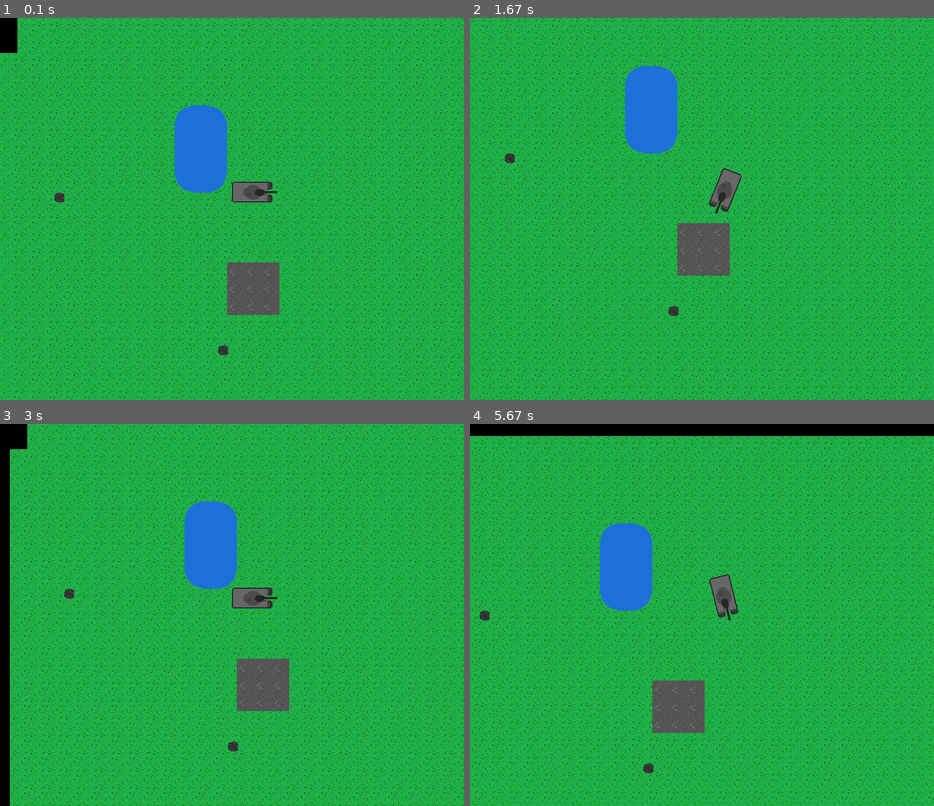
Above: before the commit, frames 1-4 (two rows, left to right).
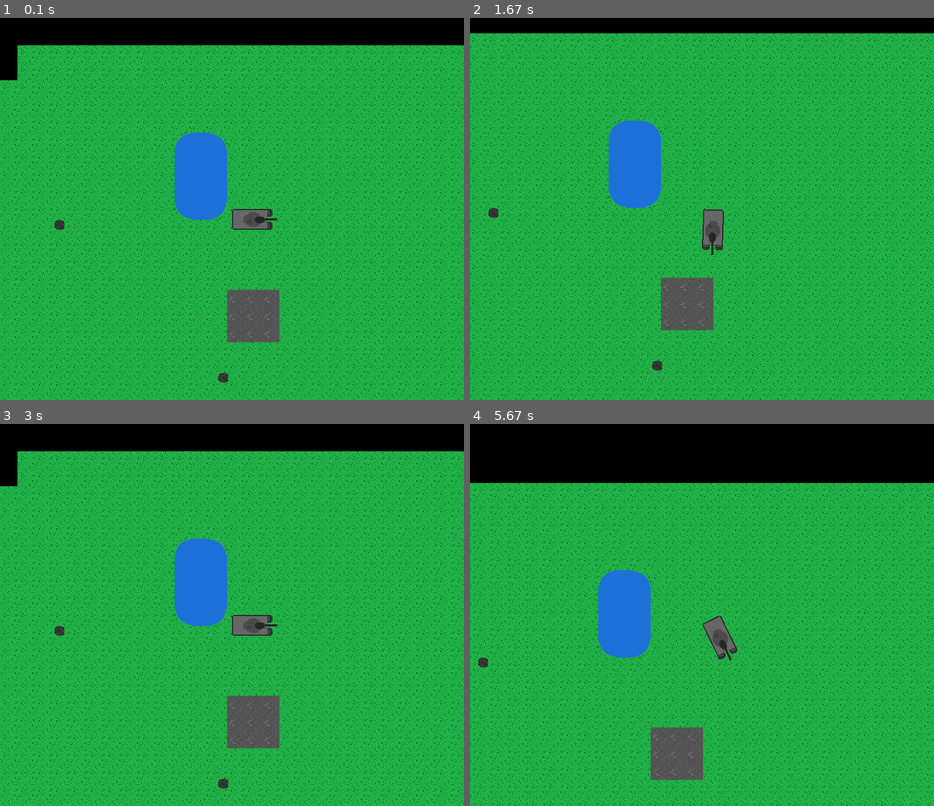
Above: after the commit, the same moments.

Repository: andrew-karppinen/pygame-simple-object
Game: pygame game, started from example.py
Same seed, same stepped clock (60 frames per second), same inputs: the game is played once before the commit and once after it.
Inputs:
- Up to frame 1 (0.1 s): no input
- Up to frame 2 (1.67 s): hold Right 0.33-0.8 s; hold Up 0.83-1.13 s; hold Right 1.17-1.63 s
- Up to frame 3 (3 s): hold Left 1.67-2.2 s; hold Down 2.23-2.53 s; hold Left 2.57-2.97 s
- Up to frame 4 (5.67 s): hold Up 3-3.37 s; hold Right 3.4-4.03 s; hold Down 4.07-4.43 s; hold Left 4.47-4.93 s; hold Right 4.97-5.43 s; hold Up from 5.47 s (still down)

The runs differ from the first frame. In frame 1, 25% of the frame differs, in the area x 0-100%, y 0-100%; in frame 2, 26%; in frame 3, 28%; in frame 4, 31%, in the area x 0-100%, y 3-100%.

Commit message:
Updated camera trackin system. Updated coordinate system.

Diff:
--- a/documentation/instruction in english.txt
+++ b/documentation/instruction in english.txt
@@ -51,21 +51,11 @@
 
 CAMERA:
 
-A "camera" that follows an object works by giving the object all other objects:
-obj.AddCamera([obj1, obj2, map, etc.])
-This list can also contain lists with objects.
-Then, the object being followed is moved using:
-obj.CameraMoveY(distance: int)
-obj.CameraMoveX(distance: int)
-obj.CameraMove()
-The system keeps the followed object stationary, and other objects move relative to it, creating the illusion that the camera is following that object.
+You can pass a single object to the DrawObjects function, in which case things will be drawn so that the object is in the center of the screen, and thus achieve the effect of the camera following this object.
 
-COORDINATE SYSTEM:
+DrawObjects([obj1,obj2,map,obj3],tracked_object)
 
-The screen coordinate system always remains the same; i.e., point 50,50 is always 50 pixels from the top-left corner of the screen. To address this, a moving coordinate system has been developed to keep track of the "camera" movements.
-obj.ReturnCoordinate(x: int, y: int) method returns the "original" point in screen coordinates, i.e., the point where it was before the camera moved. So, if the followed object moved down by 100 pixels, it returns 0, -100 when asked for the location of point 0,0.
-Use the ReturnCoordinate method for the object being followed.
-Additionally, there's the obj.PlaceObject(x, y) method for moving the object to a new location, taking care of camera movement and coordinate system issues.
+
 
 COLLISIONS:
 
--- a/documentation/ohje suomeksi.txt
+++ b/documentation/ohje suomeksi.txt
@@ -65,31 +65,10 @@
 
 
 KAMERA:
-Objektia seuraava "kamera" toimii niin että,
-objektille annetaan kaikki muut objektit:
-obj.AddCamera([obj1,obj2,map,jne]) #metodille annetaan lista jossa objektit on
-Tässäkin listassa voi olla objektejen lisäksi myös listoja joissa on objekteja.
 
-Sitten tätä seurattavaa objektia liikutetaan
-obj.CameraMoveY(matka: int)
-obj.CameraMoveX(matka: int)
-obj.CameraMove
-Järjestelmä toimii niin että seurattava objekti pysyy paikallaan ja muita objekteja liikutetaan suhteessa seurattavaan
-tämä luo illuusion että kamera seuraisi tätä objektia.
+Voit viedä DrawObjects funktiolle yhden objektin tällöin asiat piirretään niin että kyseinen objekti on ruudun keskellä ja saadaan aikaiseksi se että kamera seuraa tätä objektia:
 
-
-KOORDINAATISTO:
-Näytön koordinaatisto pysyy aina samana, eli kohta 50,50 on aina 50 pikseliä ruudun vasemmasta ylänurkasta.
-Tätä varten on kehitetty liikkuva koordinaatisto järjestelmä joka pitää yllä "kameran" liikkeitä.
-
-obj.ReturnCoordinate(x: int,y: int) metodi palauttaa "alkuperäisen" kohdan näytön kordinaatteina, eli sen kohdan jossa se oli ennen kuin kamera liikkui yhtään.
-eli jos seurattava objekti liikkui alaspäin 100 pikseliä se palauttaa 0,-100 jos siltä kysytään 0,0 kohdan sijaintia.
-ReturnCoordinate metodia pitää käyttää siihen objektiin jota seurataan.
-
-Lisäksi objektin liikuttamista varten on olemassa
-obj.PlaceObject(x,y) metodi joka sijoittaa objektin uuteen kohtaan hoitaen myös kameran liikuttamisen ja koordinaatisto asiat.
-
-
+DrawObjects([obj1,obj2,map,obj3],tracked_object)
 
 
 
--- a/example.py
+++ b/example.py
@@ -23,7 +23,6 @@
 
 AddCollision(tank,map) #add collisions
 AddCollision(tank,[mine,mine2])
-tank.AddCamera([mine,mine2,map]) #camera follow the tank object
 
 
 left = False
@@ -67,15 +66,16 @@
     if right:
         tank.Rotate(-2)
     if move:
-        tank.CameraMove(5)
+        tank.Move(5)
     if move2:
-        tank.CameraMove(-5)
+        tank.Move(-5)
+
 
 
     #draw all
     screen.fill((0, 0, 0))
-    DrawObjects(screen,objectslist)
+    DrawObjects(screen,objectslist,tank)
 
     pygame.display.flip() #update screen
 
-    clock.tick(60)  #fps limit
+    clock.tick(50)  #fps limit
--- a/pygamesimpleobject/draw.py
+++ b/pygamesimpleobject/draw.py
@@ -1,12 +1,14 @@
 import pygame
+from copy import  deepcopy
 
-
-def DrawObjects(surface,objects:list):
+def DrawObjects(surface, objects:list, tracked_object:object=None):
 
 
     list1 = [] #draw first
     list2 = []
     list3 = [] #draw last
+
+    screen_sixe_x, screen_sixe_y = surface.get_size() #get surface size
 
     #order objects
     for i in range(len(objects)):
@@ -22,12 +24,34 @@
         else:
             list2.append(objects[i]) #list2
 
+    if tracked_object == None: #if tracked object no given
+        #draw objects
+        for i in (list1):
+            surface.blit(i.image_,i.rect_)
+        for i in (list2):
+            surface.blit(i.image_,i.rect_)
+        for i in (list3):
+            surface.blit(i.image_, i.rect_)
 
+    else: #camera tracking system:
+        #draw objects
+        for i in (list1):
+            rect_copy = deepcopy(i.rect_)
+            rect_copy[0] -= tracked_object.position_x_ - screen_sixe_x // 2
+            rect_copy[1] -= tracked_object.position_y_ - screen_sixe_y // 2
 
-    #draw objects
-    for i in (list1):
-        surface.blit(i.image_,i.rect_)
-    for i in (list2):
-        surface.blit(i.image_,i.rect_)
-    for i in (list3):
-        surface.blit(i.image_, i.rect_)
+            surface.blit(i.image_,rect_copy) #draw object
+
+        for i in (list2):
+            rect_copy = deepcopy(i.rect_)
+            rect_copy[0] -= tracked_object.position_x_ - screen_sixe_x // 2
+            rect_copy[1] -= tracked_object.position_y_ - screen_sixe_y // 2
+
+            surface.blit(i.image_,rect_copy) #draw object
+
+        for i in (list3):
+            rect_copy = deepcopy(i.rect_)
+            rect_copy[0] -= tracked_object.position_x_ - screen_sixe_x // 2
+            rect_copy[1] -= tracked_object.position_y_ - screen_sixe_y // 2
+
+            surface.blit(i.image_, rect_copy) #draw object
--- a/pygamesimpleobject/object_class.py
+++ b/pygamesimpleobject/object_class.py
@@ -27,14 +27,10 @@
         self.position_x_ = position_x #screen position
         self.position_y_ = position_y
 
-        self.coordinate_x_ = 0 #moving coordinate system
-        self.coordinate_y_ = 0
         self.collision_objects_ = []
-        self.camera_objects_ = []
 
         self.map_object_ = False #Object is not map
 
-        self.tracked_object_ = False #if the object is followed
 
         if image != None: #if image given
             self.SetImage(image) #sets object image, object size and create create object
@@ -56,10 +52,8 @@
 
 
 
+
     def SetImage(self,image)->None:
-
-
-
 
         self.image_ = image
         self.image_.set_colorkey((0,0,0)) #the black areas in the image are transparent
@@ -70,6 +64,9 @@
         self.rect_ = self.image_.get_rect(center=(self.image_.get_width(), self.image_.get_height()))  #create rect object
 
         self.UpdateRect()
+
+
+
 
     def UpdateRect(self)->None:
         #position --> rect
@@ -123,85 +120,18 @@
 
 
 
-    def ReturnCoordinate(self,x,y)->tuple:
-        #moving coordinate system
-        #return screen coordinatte
-
-        x = opposite(x)
-        y = opposite(y)
-
-        return(opposite(x-self.coordinate_x_), opposite(y - self.coordinate_y_))
+
 
 
     def PlaceObject(self,x,y)->None:
         #sets object new position
 
-        if self.tracked_object_: #if the object is followed
-            x,y = self.ReturnCoordinate(x,y)
-
-            distance_x = self.position_x_ - x
-            distance_y = self.position_y_ - y
-
-
-            self.coordinate_x_ += distance_x
-            self.coordinate_y_ += distance_y
-
-            for i in range(len(self.camera_objects_)):
-                self.camera_objects_[i].position_x_ += distance_x  #place object new location
-                self.camera_objects_[i].position_y_ += distance_y
-                self.camera_objects_[i].UpdateRect()
-        else:
-            self.position_x_ = x
-            self.position_y_ = y
-            self.UpdateRect()
-
-    def AddCamera(self,objectslist: list)->None:
-        for i in range(len(objectslist)):
-            if type(objectslist[i]) == list: #if index is list
-                for j in range(len(objectslist[i])):
-                    self.camera_objects_.append(objectslist[i][j])
-            else:
-                self.camera_objects_.append(objectslist[i])
-
-        self.tracked_object_ = True
-
-    #camera follow object
-    def CameraMoveX(self,distance: int)->None:
-        if distance > 0:
-            number = -1
-        if distance < 0:
-            number = 1
-
-        for i in range(abs(distance)):
-            for j in range(len(self.collision_objects_)): #collision check
-
-                if CollisionCheck(self, self.collision_objects_[j], obj2_x =self.collision_objects_[j].position_x_ + number): #if collision
-                    return #exit function
-
-            for k in range(len(self.camera_objects_)): #move
-                self.camera_objects_[k].position_x_ += number
-                self.camera_objects_[k].UpdateRect()
-        for i in range(abs(distance)):
-            self.coordinate_x_ += number
-
-
-    def CameraMoveY(self,distance: int)->None:
-        if distance > 0:
-            number = -1
-        if distance < 0:
-            number = 1
-
-        for i in range(abs(distance)):
-            for j in range(len(self.collision_objects_)): #collision check
-
-                if CollisionCheck(self, self.collision_objects_[j], obj2_y =self.collision_objects_[j].position_y_ + number): #if collision
-                    return #exit function
-
-            for k in range(len(self.camera_objects_)): #move
-                self.camera_objects_[k].position_y_ += number
-                self.camera_objects_[k].UpdateRect()
-        for i in range(abs(distance)):
-            self.coordinate_y_ += number
+
+        self.position_x_ = x
+        self.position_y_ = y
+        self.UpdateRect()
+
+
 
 
     def Move(self,distance:int)->None:
@@ -211,11 +141,6 @@
         self.MoveX(int(x))
         self.MoveY(int(y))
 
-    def CameraMove(self,distance:int)->None:
-
-        x, y = Return_x_y(opposite(self.angle_), distance)
-        self.CameraMoveX(int(x))
-        self.CameraMoveY(int(y))
 
 
     def MoveX(self,distance: int)->None:
